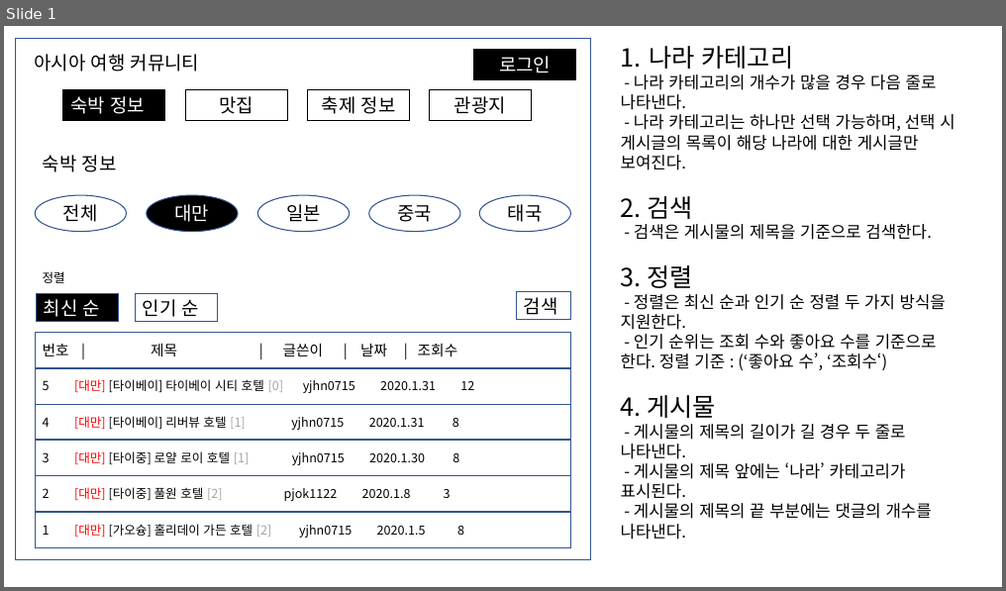
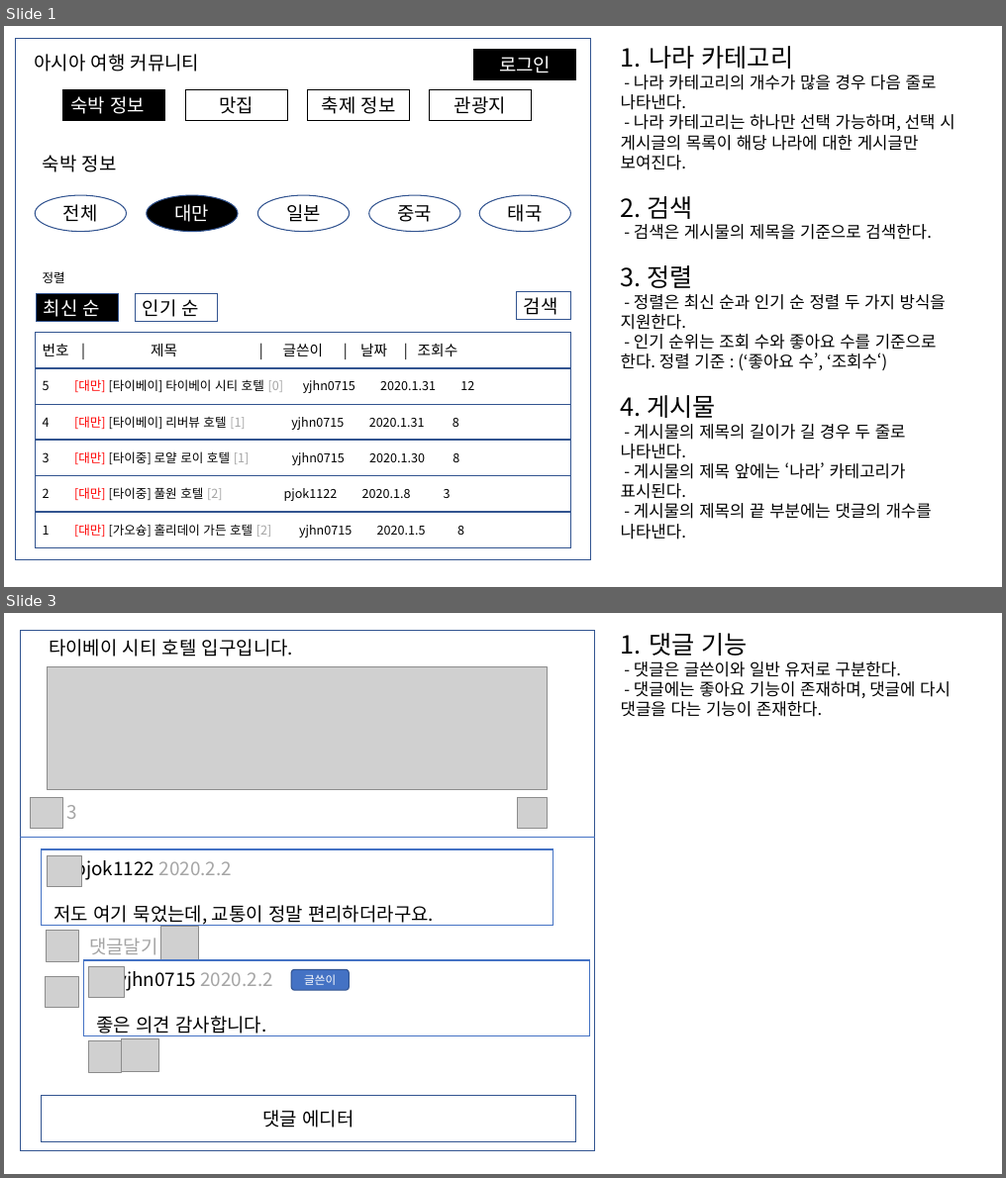
Before and after one commit to pjok1122/travel-community, a slide deck: 화면 기획서.pptx. Shown one above the other, each under a label of ours: slide 1 before the commit, slides 1 and 3 after it; the slides between them are not shown. The pictures are 1006x591 and 1006x1178 pixels, drawn with LibreOffice and Linux fonts; fonts in the diff are those of the drawing; grey boxes stand for pictures. Boxes give left, top, right and bottom in pixels: in the first picture for what was removed or moved away, otherwise in the second. Text is boxed around its words. In the diff, an @@ line names an element or a change of style, - is before the commit and + after.

```diff
--- a/화면 기획서.pptx
+++ b/화면 기획서.pptx
@@ slide 3 added at <box>4,613,1002,1174</box>, background #FFFFFF @@
@@ rectangle added at <box>20,630,595,1152</box>, fill #FFFFFF, outline #325491 1 pt @@
@@ text added at <box>49,639,293,657</box>, 18 pt, text #000000 @@
+타이베이 시티 호텔 입구입니다.
@@ text added at <box>621,633,950,717</box>, 16 pt, text #000000 @@
+1. 댓글 기능
+- 댓글은 글쓴이와 일반 유저로 구분한다.
+- 댓글에는 좋아요 기능이 존재하며, 댓글에 다시 댓글을 다는 기능이 존재한다.
@@ picture added at <box>47,666,547,790</box> @@
@@ picture added at <box>30,798,63,830</box> @@
@@ text added at <box>66,805,76,819</box>, 18 pt, text #A5A5A5 @@
+3
@@ picture added at <box>518,798,548,830</box> @@
@@ line added from (20, 837) to (595, 837), #4472C4 0.5 pt @@
@@ rectangle added at <box>42,851,553,926</box>, outline #4472C4 1.5 pt @@
@@ picture added at <box>47,856,82,887</box> @@
@@ text added at <box>54,857,434,926</box>, 18 pt, text #000000 @@
+pjok1122 2020.2.2
+저도 여기 묵었는데, 교통이 정말 편리하더라구요.
@@ picture added at <box>46,931,79,961</box> @@
@@ text added at <box>89,938,158,956</box>, 18 pt, text #A5A5A5 @@
+댓글달기
@@ picture added at <box>161,927,199,959</box> @@
@@ rectangle added at <box>83,961,589,1037</box>, outline #4472C4 1.5 pt @@
@@ picture added at <box>89,966,125,998</box> @@
@@ text added at <box>96,967,272,1037</box>, 18 pt, text #000000 @@
+yjhn0715 2020.2.2
+좋은 의견 감사합니다.
@@ picture added at <box>46,977,78,1008</box> @@
@@ rounded rectangle added at <box>291,970,350,991</box>, fill #4472C4, outline #325491 1 pt, 11 pt, text #FFFFFF @@
+글쓴이
@@ picture added at <box>88,1042,121,1072</box> @@
@@ picture added at <box>121,1039,158,1072</box> @@
@@ rectangle added at <box>42,1096,576,1143</box>, outline #325491 1 pt, 18 pt, text #000000 @@
+댓글 에디터
```
Also in this commit, not shown: 1 slide changed, 1 other slide added.
